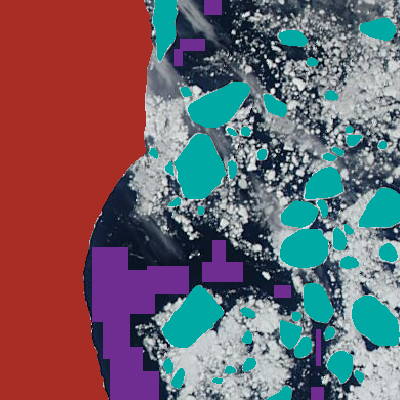
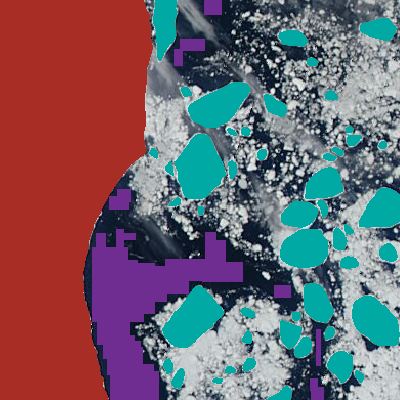
Before/after of a 400 × 400 layered artwork. What changed in the layer stack:
painted on "water samples" over [96, 189, 318, 391]
